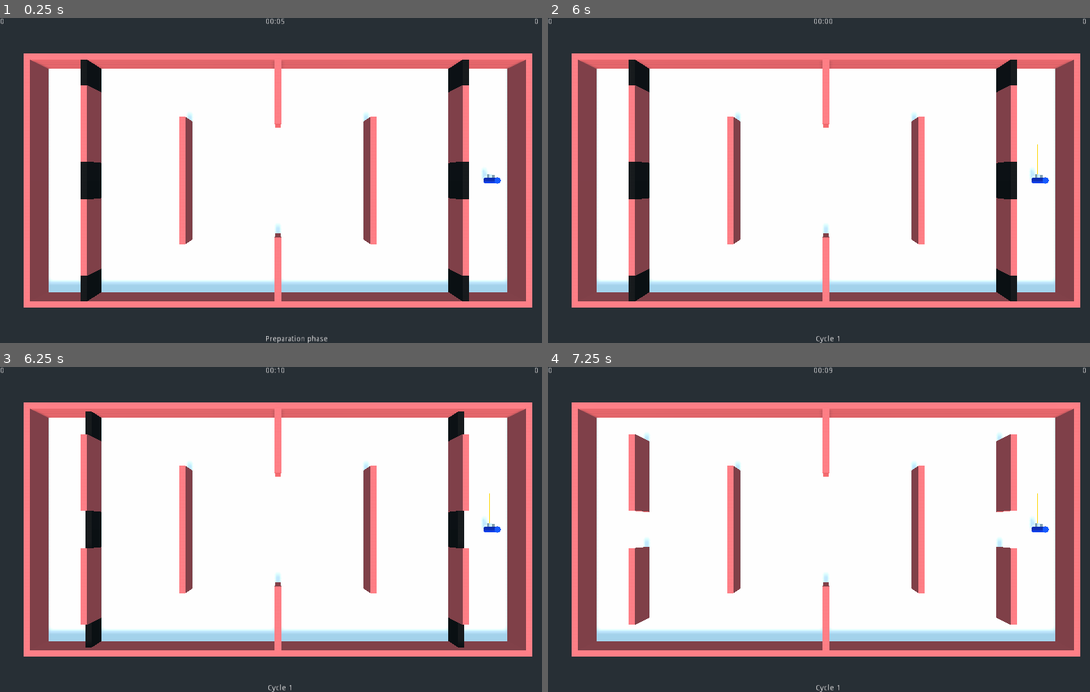
Above: before the commit, frames 1-4 (two rows, left to right).
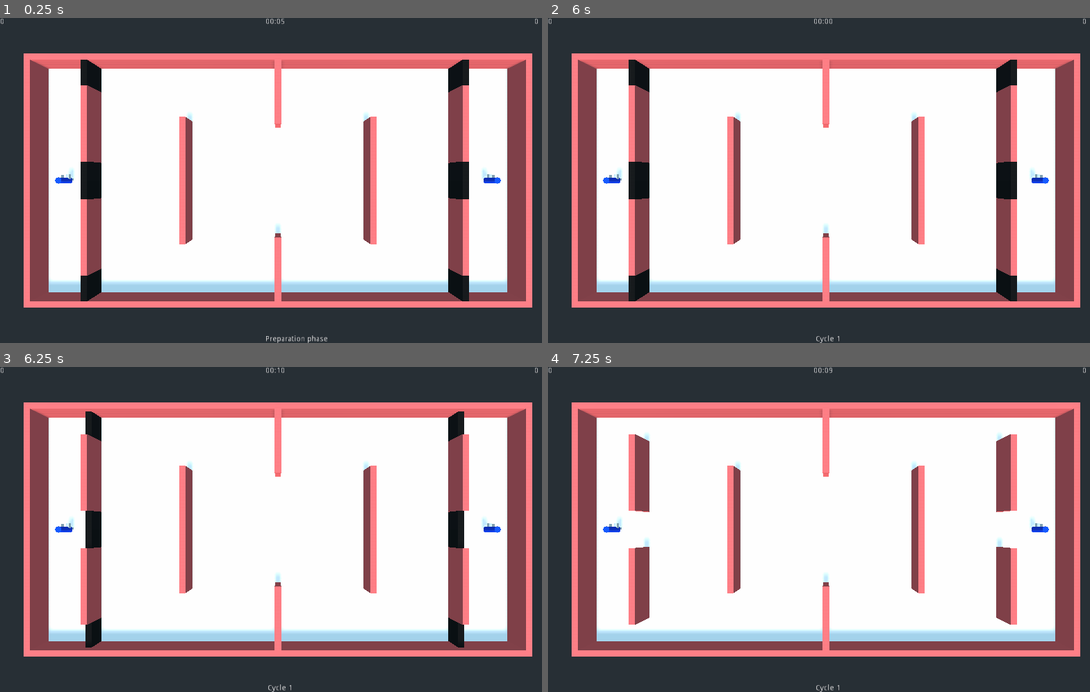
Above: after the commit, the same moments.

Repository: lizrad/fpspf
Game: Godot game, scene res://World.tscn
Two runs of this game, one before a commit and one after it. Both use one fixed random seed, a clock stepped at 60 frames per second and the inputs below.
Inputs:
- Up to frame 1 (0.25 s): no input
- Up to frame 2 (6 s): tap Enter at 0.5, 2, 3.5 s; hold Space (player_shoot, bound only before the commit) 0.53-1.28 s; tap Space (player_shoot, bound only before the commit) every 1.5 s from 1.35 to 5.85 s; hold Space (player_shoot, bound only before the commit) 2.03-2.78 s; hold Space (player_shoot, bound only before the commit) 3.53-4.28 s; hold Space (player_shoot, bound only before the commit) 5.03-5.78 s
- Up to frame 3 (6.25 s): no input
- Up to frame 4 (7.25 s): hold Space (player_shoot, bound only before the commit) from 6.53 s (still down)

The runs differ from the first frame. In frame 1, less than 0.1% of the frame differs, in the area x 10-14%, y 46-52%; in frame 2, 0.1%, in the area x 10-91%, y 38-52%; in frame 3, 0.1%; in frame 4, 0.1%.

Commit message:
Add second player and multiple controller input

Diff:
--- a/Players/Player.gd
+++ b/Players/Player.gd
@@ -1,5 +1,18 @@
 extends KinematicBody
 class_name Player
+
+export(float) var drag := 0.2
+export(float) var move_acceleration := 1.5
+
+export(float) var inner_deadzone := 0.2
+export(float) var outer_deadzone := 0.8
+
+# TODO: Consider giving this an initial size -- it'll probably hold over 1000 entries
+var movement_records = []
+
+var velocity := Vector3.ZERO
+var current_target_velocity := Vector3.ZERO
+var id: int
 
 
 class MovementFrame extends Spatial:
@@ -9,22 +22,13 @@
 		self.transform = initial_transform
 		self.is_shooting = initial_shooting
 
-# TODO: Consider giving this an initial size -- it'll probably hold over 1000 entries
-var movement_records = []
-
-var velocity := Vector3.ZERO
-var current_target_velocity := Vector3.ZERO
-
-export(float) var drag := 0.2
-export(float) var move_acceleration := 1.5
-
-export(float) var inner_deadzone := 0.2
-export(float) var outer_deadzone := 0.8
-
 
 func get_normalized_input(type):
-	var input = Vector2(Input.get_action_strength(type + "_up") - Input.get_action_strength(type + "_down"),
-			Input.get_action_strength(type + "_right") - Input.get_action_strength(type + "_left"))
+	var id_string = "_" + str(id)
+	var input = Vector2(Input.get_action_strength(type + "_up" + id_string) -
+						Input.get_action_strength(type + "_down" + id_string),
+						Input.get_action_strength(type + "_right" + id_string) -
+						Input.get_action_strength(type + "_left" + id_string))
 
 	# Remove signs to reduce the number of cases
 	var signs = Vector2(sign(input.x), sign(input.y))
@@ -65,20 +69,20 @@
 
 
 func _physics_process(delta):
-	var input = get_normalized_input("move")
+	var input = get_normalized_input("player_move")
 	var movement_input_vector = Vector3(input.y, 0.0, -input.x)
 
 	apply_acceleration(movement_input_vector * move_acceleration)
 	move_and_slide(velocity)
 
-	var rotate_input = get_normalized_input("look")
+	var rotate_input = get_normalized_input("player_look")
 	var rotate_input_vector = Vector3(rotate_input.y, 0.0, -rotate_input.x)
 
 	if rotate_input_vector != Vector3.ZERO:
 		look_at(rotate_input_vector + global_transform.origin, Vector3.UP)
 
 	var is_shooting = false
-	if Input.is_action_pressed("player_shoot"):
+	if Input.is_action_pressed("player_shoot_" + str(id)):
 		is_shooting = true
 		$Shooter.Shoot()
 
--- a/Players/PlayerManager.gd
+++ b/Players/PlayerManager.gd
@@ -1,6 +1,7 @@
 extends Spatial
 class_name PlayerManager
 
+export var player_id: int
 
 signal active_player_died
 signal ghost_player_died
@@ -13,6 +14,7 @@
 
 func _ready():
 	active_player = active_player_scene.instance()
+	active_player.id = player_id
 	add_child(active_player)
 
 
--- a/Shooter/default_shooter.tres
+++ b/Shooter/default_shooter.tres
@@ -7,3 +7,5 @@
 cooldown = 0.5
 damage = 1.0
 bullet_type = 0
+bullet_speed = 0.0
+bullet_range = 0.0
--- a/World.gd
+++ b/World.gd
@@ -12,23 +12,19 @@
 
 var active_prep_time := true # flag to indicate prep or cycle time
 
-var player1 # first player, used to connect score to players
-var _score1 := 0 # score for player one
-var _score2 := 0 # score for player two
+var _scores := [] # Scores for each player
 
 var hud # view for current cycle, timer and scores
 
 
 func _ready():
+	# Connect to player events
 	for player_manager in $PlayerManagers.get_children():
-		if player1 == null:
-			player1 = player_manager.active_player
-		player_manager.connect("active_player_died", self, "_on_active_player_died", [player_manager.active_player])
-		player_manager.connect("ghost_player_died", self, "_on_ghost_player_died", [player_manager.active_player])
+		player_manager.connect("active_player_died", self, "_on_active_player_died", [player_manager])
+		player_manager.connect("ghost_player_died", self, "_on_ghost_player_died", [player_manager])
 
 	time_left = (time_prep if active_prep_time else time_cycle) + 1
 	$HUD.set_time(time_left)
-	#restart()
 
 
 func _process(delta):
@@ -53,9 +49,6 @@
 	print("start " + ("preparation" if active_prep_time else "cycle"))
 	time_left = (time_prep if active_prep_time else time_cycle) + 1
 	if active_prep_time:
-		# TODO: remove, test only
-		_updateScore(player1)
-
 		$LevelManager.close_doors()
 		for player_manager in $PlayerManagers.get_children():
 			player_manager.convert_active_to_ghost()
@@ -68,10 +61,10 @@
 		$LevelManager.open_doors()
 
 
-func _updateScore(player):
-	var score = _score1 if player == player1 else _score2
-	score += 1
-	$HUD.set_score(0 if player == player1 else 1, score)
+func _update_score(id: int) -> void:
+	_scores[id] += 1
+	var score = _scores[id]
+	$HUD.set_score(id, score)
 	if score == win_score:
 		print("game over -> score")
 		get_tree().quit()
@@ -80,14 +73,13 @@
 # one of the current active players died:
 #	- add score
 # 	- restart round
-func _on_active_player_died(player):
-	print("active player died: " + player.name)
-	_updateScore(player)
-	restart()
+func _on_active_player_died(playerManger: PlayerManager) -> void:
+	print("active player died: " + playerManger.active_player.name)
+	_update_score(playerManger.player_id)
 
 
 # a ghost clone of one player died:
 # 	- add score
-func _on_ghost_player_died(player):
-	_updateScore(player)
+func _on_ghost_player_died(playerManger: PlayerManager) -> void:
+	_update_score(playerManger.player_id)
 	print("ghost player died")
--- a/World.tscn
+++ b/World.tscn
@@ -7,8 +7,6 @@
 
 [node name="World" type="Spatial"]
 script = ExtResource( 2 )
-cycle_time = 5.0
-prep_time = 2.0
 
 [node name="HUD" parent="." instance=ExtResource( 6 )]
 
@@ -17,5 +15,9 @@
 [node name="PlayerManager" parent="PlayerManagers" instance=ExtResource( 1 )]
 transform = Transform( 1, 0, 0, 0, 1, 0, 0, 0, 1, 35, 0, 0 )
 
+[node name="PlayerManager2" parent="PlayerManagers" instance=ExtResource( 1 )]
+transform = Transform( 1, 0, 0, 0, 1, 0, 0, 0, 1, -35, 0, 0 )
+player_id = 1
+
 [node name="LevelManager" parent="." instance=ExtResource( 5 )]
 transform = Transform( 1, 0, 0, 0, 1, 0, 0, 0, 1, 0, -1, 0 )
--- a/project.godot
+++ b/project.godot
@@ -54,54 +54,99 @@
 
 [input]
 
-move_up={
+player_move_up_0={
 "deadzone": 0.0,
 "events": [ Object(InputEventKey,"resource_local_to_scene":false,"resource_name":"","device":0,"alt":false,"shift":false,"control":false,"meta":false,"command":false,"pressed":false,"scancode":87,"unicode":0,"echo":false,"script":null)
 , Object(InputEventJoypadMotion,"resource_local_to_scene":false,"resource_name":"","device":0,"axis":1,"axis_value":-1.0,"script":null)
  ]
 }
-move_down={
+player_move_up_1={
+"deadzone": 0.0,
+"events": [ Object(InputEventJoypadMotion,"resource_local_to_scene":false,"resource_name":"","device":1,"axis":1,"axis_value":-1.0,"script":null)
+ ]
+}
+player_move_down_0={
 "deadzone": 0.0,
 "events": [ Object(InputEventKey,"resource_local_to_scene":false,"resource_name":"","device":0,"alt":false,"shift":false,"control":false,"meta":false,"command":false,"pressed":false,"scancode":83,"unicode":0,"echo":false,"script":null)
 , Object(InputEventJoypadMotion,"resource_local_to_scene":false,"resource_name":"","device":0,"axis":1,"axis_value":1.0,"script":null)
  ]
 }
-move_left={
+player_move_down_1={
+"deadzone": 0.0,
+"events": [ Object(InputEventJoypadMotion,"resource_local_to_scene":false,"resource_name":"","device":1,"axis":1,"axis_value":1.0,"script":null)
+ ]
+}
+player_move_left_0={
 "deadzone": 0.0,
 "events": [ Object(InputEventKey,"resource_local_to_scene":false,"resource_name":"","device":0,"alt":false,"shift":false,"control":false,"meta":false,"command":false,"pressed":false,"scancode":65,"unicode":0,"echo":false,"script":null)
 , Object(InputEventJoypadMotion,"resource_local_to_scene":false,"resource_name":"","device":0,"axis":0,"axis_value":-1.0,"script":null)
  ]
 }
-move_right={
+player_move_left_1={
+"deadzone": 0.0,
+"events": [ Object(InputEventJoypadMotion,"resource_local_to_scene":false,"resource_name":"","device":1,"axis":0,"axis_value":-1.0,"script":null)
+ ]
+}
+player_move_right_0={
 "deadzone": 0.0,
 "events": [ Object(InputEventJoypadMotion,"resource_local_to_scene":false,"resource_name":"","device":0,"axis":0,"axis_value":1.0,"script":null)
 , Object(InputEventKey,"resource_local_to_scene":false,"resource_name":"","device":0,"alt":false,"shift":false,"control":false,"meta":false,"command":false,"pressed":false,"scancode":68,"unicode":0,"echo":false,"script":null)
  ]
 }
-look_up={
+player_move_right_1={
+"deadzone": 0.0,
+"events": [ Object(InputEventJoypadMotion,"resource_local_to_scene":false,"resource_name":"","device":1,"axis":0,"axis_value":1.0,"script":null)
+ ]
+}
+player_look_up_0={
 "deadzone": 0.0,
 "events": [ Object(InputEventJoypadMotion,"resource_local_to_scene":false,"resource_name":"","device":0,"axis":3,"axis_value":-1.0,"script":null)
  ]
 }
-look_down={
+player_look_up_1={
+"deadzone": 0.0,
+"events": [ Object(InputEventJoypadMotion,"resource_local_to_scene":false,"resource_name":"","device":0,"axis":3,"axis_value":-1.0,"script":null)
+ ]
+}
+player_look_down_0={
 "deadzone": 0.0,
 "events": [ Object(InputEventJoypadMotion,"resource_local_to_scene":false,"resource_name":"","device":0,"axis":3,"axis_value":1.0,"script":null)
  ]
 }
-look_left={
+player_look_down_1={
+"deadzone": 0.0,
+"events": [ Object(InputEventJoypadMotion,"resource_local_to_scene":false,"resource_name":"","device":1,"axis":3,"axis_value":1.0,"script":null)
+ ]
+}
+player_look_left_0={
 "deadzone": 0.0,
 "events": [ Object(InputEventJoypadMotion,"resource_local_to_scene":false,"resource_name":"","device":0,"axis":2,"axis_value":-1.0,"script":null)
  ]
 }
-look_right={
+player_look_left_1={
+"deadzone": 0.0,
+"events": [ Object(InputEventJoypadMotion,"resource_local_to_scene":false,"resource_name":"","device":1,"axis":2,"axis_value":-1.0,"script":null)
+ ]
+}
+player_look_right_0={
 "deadzone": 0.0,
 "events": [ Object(InputEventJoypadMotion,"resource_local_to_scene":false,"resource_name":"","device":0,"axis":2,"axis_value":1.0,"script":null)
  ]
 }
-player_shoot={
-"deadzone": 0.5,
-"events": [ Object(InputEventKey,"resource_local_to_scene":false,"resource_name":"","device":0,"alt":false,"shift":false,"control":false,"meta":false,"command":false,"pressed":false,"scancode":32,"unicode":0,"echo":false,"script":null)
-, Object(InputEventJoypadButton,"resource_local_to_scene":false,"resource_name":"","device":0,"button_index":0,"pressure":0.0,"pressed":false,"script":null)
+player_look_right_1={
+"deadzone": 0.0,
+"events": [ Object(InputEventJoypadMotion,"resource_local_to_scene":false,"resource_name":"","device":1,"axis":2,"axis_value":1.0,"script":null)
+ ]
+}
+player_shoot_0={
+"deadzone": 0.0,
+"events": [ Object(InputEventJoypadButton,"resource_local_to_scene":false,"resource_name":"","device":0,"button_index":0,"pressure":0.0,"pressed":false,"script":null)
+, Object(InputEventJoypadButton,"resource_local_to_scene":false,"resource_name":"","device":0,"button_index":7,"pressure":0.0,"pressed":false,"script":null)
+ ]
+}
+player_shoot_1={
+"deadzone": 0.0,
+"events": [ Object(InputEventJoypadButton,"resource_local_to_scene":false,"resource_name":"","device":1,"button_index":0,"pressure":0.0,"pressed":false,"script":null)
 , Object(InputEventJoypadButton,"resource_local_to_scene":false,"resource_name":"","device":0,"button_index":7,"pressure":0.0,"pressed":false,"script":null)
  ]
 }
